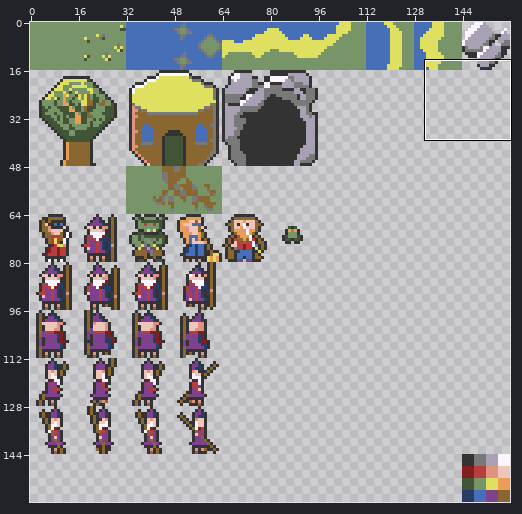
Two states of a sprite sheet, tiles.png. Above: a wide view before the commit, with the close-up outlined.
Close-up. Earlier state:
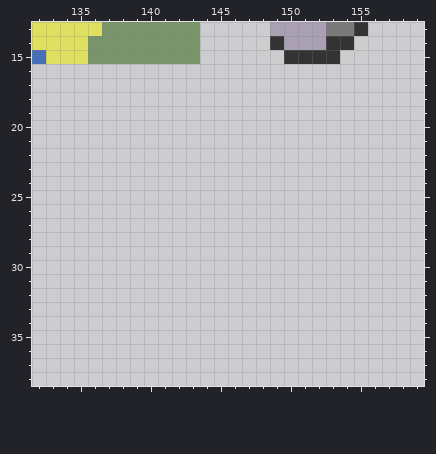
The file is 160x160 pixels. Shown: x 132..159, y 13..38.
The result:
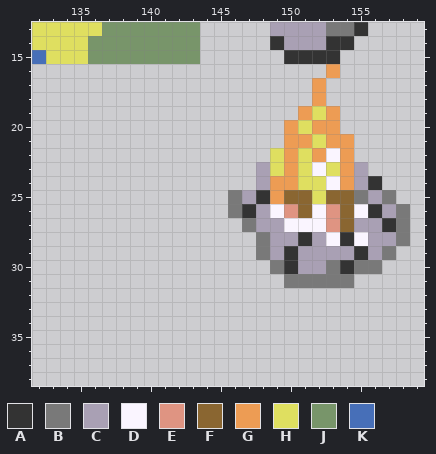
Palette (. is transparent): A #333333  B #797979  C #a9a0b4  D #faf5ff  E #df9482  F #8a6631  G #ed9c54  H #dfdf60  J #78956a  K #476fb8
From old to new:
y 16: x 153 . -> G
y 17..18: x 152 . -> G
y 19: x 151..153 ... -> GHG
y 20: x 150..153 .... -> GHGG
y 21: x 150..154 ..... -> GGHGG
y 22: x 149..154 ...... -> HGHGDG
y 23: x 148..155 ........ -> CHGHDHGC
y 24: x 148..156 ......... -> CGGHHDGCA
y 25: x 146..157 ............ -> BCAGFFHFFBCB
y 26: x 146..158 ............. -> BACDEFDEFDACB
y 27: x 147..158 ............ -> BCCDDDEFCCAB
y 28: x 148..158 ........... -> BCCACDADCCB
y 29: x 148..157 .......... -> BCACCCCACB
y 30: x 149..156 ........ -> BACCBABB
y 31: x 150..154 ..... -> BBBBB
Changed places in both close-ups, as pixel boxes (x1, y1, x2, y2):
added: (228, 64, 410, 288)
